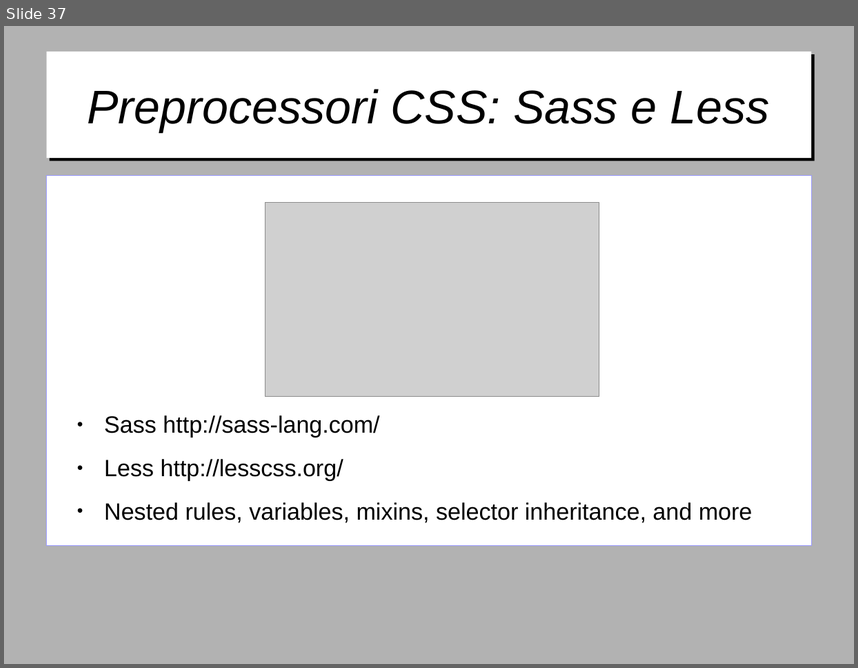
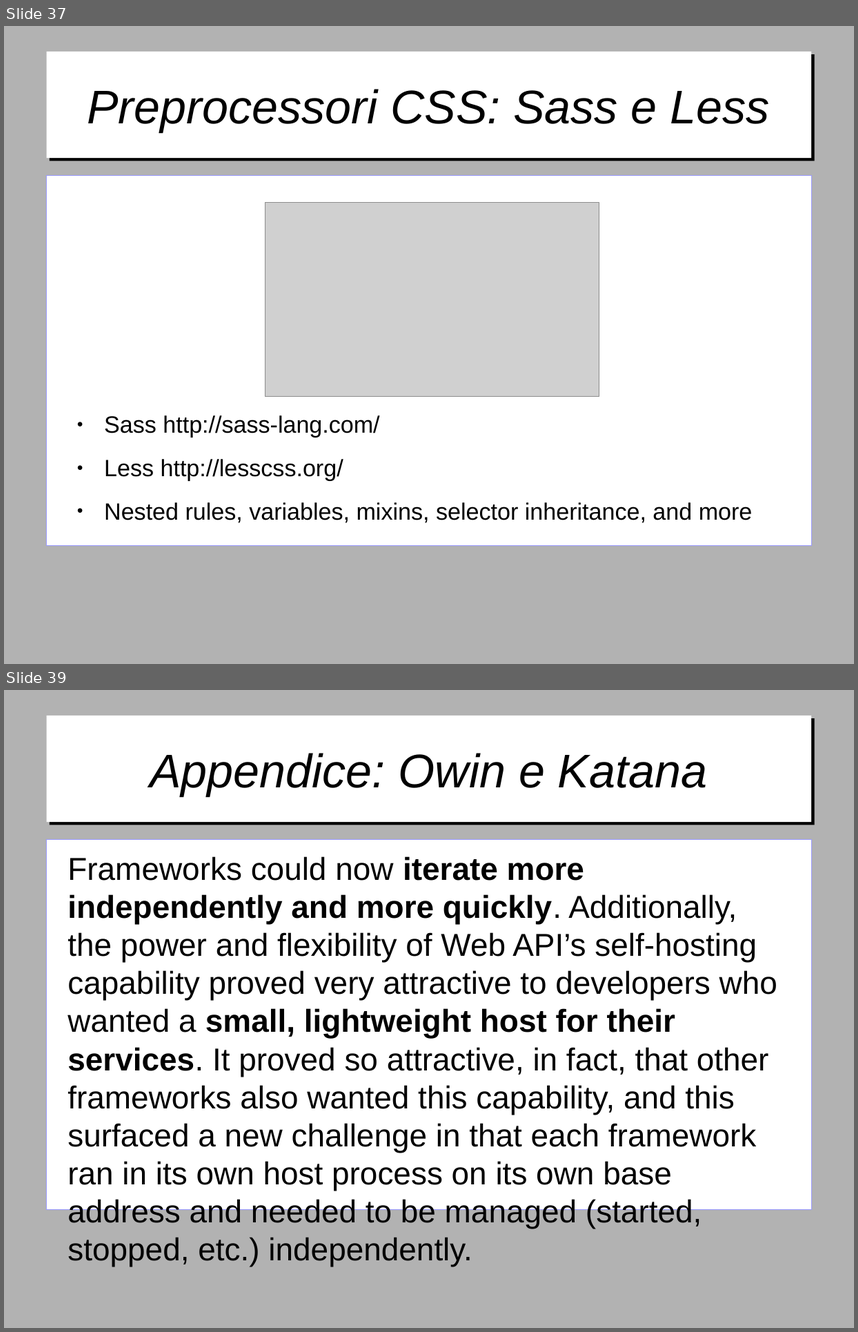
Before and after one commit to gitfer/ARXCourse, a slide deck: ARXCourse.odp. Shown one above the other, each under a label of ours: slide 37 before the commit, slides 37 and 39 after it; the slides between them are not shown. The pictures are 858x668 and 858x1332 pixels, drawn with LibreOffice and Linux fonts; fonts in the diff are those of the drawing; grey boxes stand for pictures; background and template pictures are left out. Boxes give left, top, right and bottom in pixels: in the first picture for what was removed or moved away, otherwise in the second. Text is boxed around its words. In the diff, an @@ line names an element or a change of style, - is before the commit and + after.

Commit message:
Aggiunta appendice su OWIN e Katana

```diff
--- a/ARXCourse.odp
+++ b/ARXCourse.odp
@@ slide 39 added at [4, 690, 854, 1328], background #B2B2B2 @@
@@ title added at [46, 716, 812, 822], fill #FFFFFF, 44 pt, text #000000, italic @@
+Appendice: Owin e Katana
@@ text added at [46, 839, 812, 1209], fill #FFFFFF, outline #9999FF 0 pt, 29.6 pt, text #000000 @@
+Frameworks could now iterate more independently and more quickly. Additionally, the power and flexibility of Web API’s self-hosting capability proved very attractive to developers who wanted a small, lightweight host for their services. It proved so attractive, in fact, that other frameworks also wanted this capability, and this surfaced a new challenge in that each framework ran in its own host process on its own base address and needed to be managed (started, stopped, etc.) independently.
```
Also in this commit, not shown: 1 slide changed, 15 other slides added.
